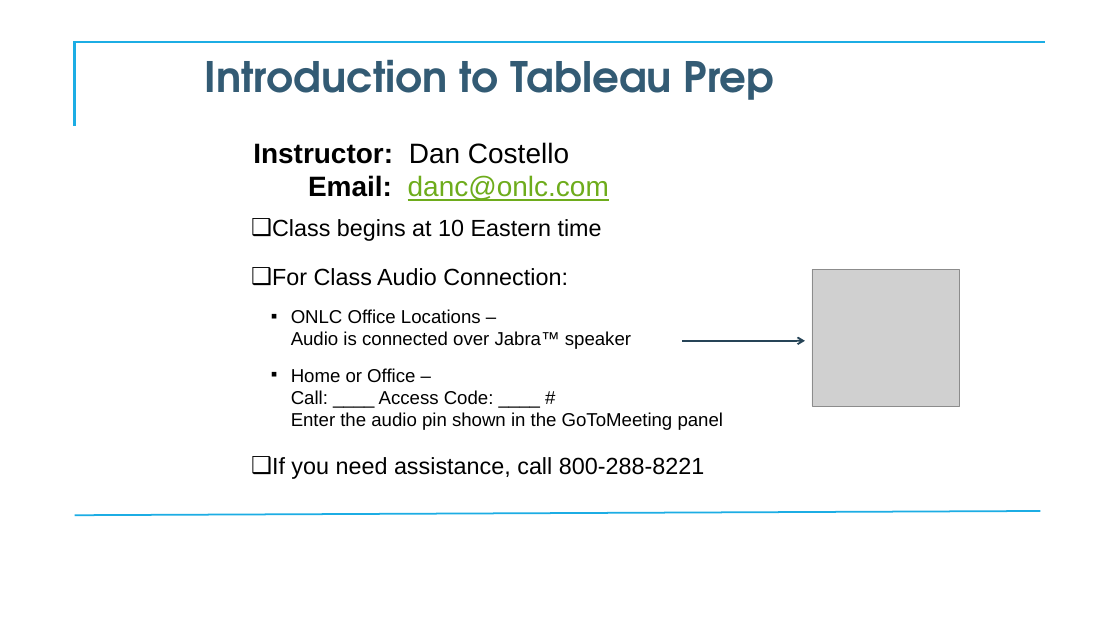
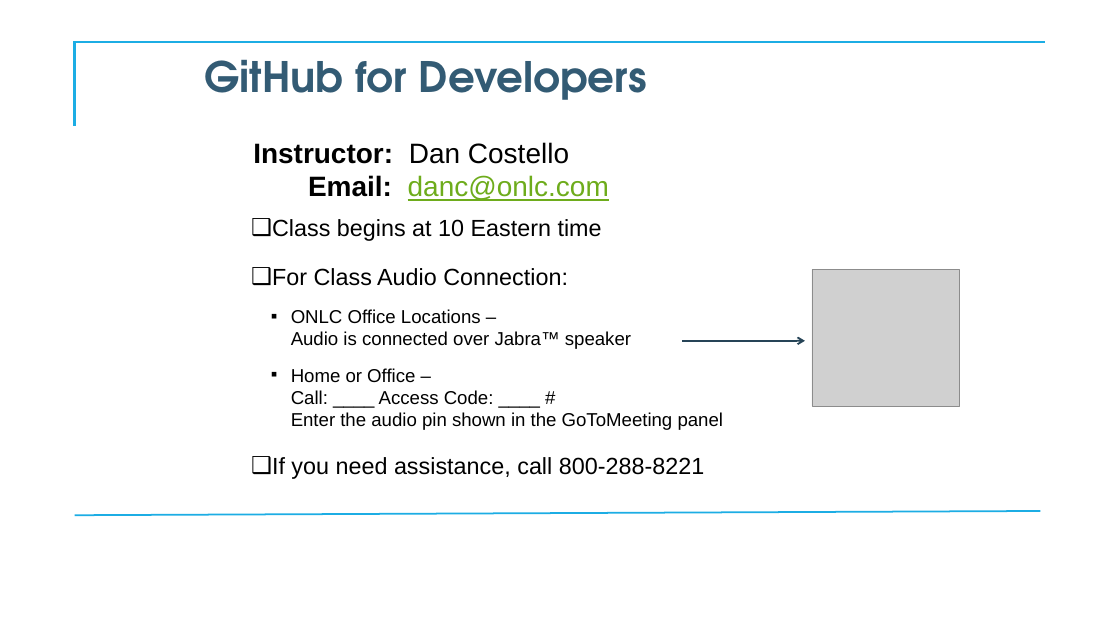
Before and after one commit to CostelloTechnicalConsulting/XGHDEV, a slide deck: slide 1 of ppt/XGHDEV.pptx. Drawn at 1120x630 pixels with LibreOffice and Linux fonts; fonts in the diff are those of the drawing; grey boxes stand for pictures; background and template pictures are left out. Boxes give left, top, right and bottom in pixels: in the first picture for what was removed or moved away, otherwise in the second. Text is boxed around its words. In the diff, an @@ line names an element or a change of style, - is before the commit and + after.

```diff
--- a/ppt/XGHDEV.pptx
+++ b/ppt/XGHDEV.pptx
@@ title at box(204, 59, 647, 100): text changed @@
-Introduction to Tableau Prep
+GitHub for Developers
```
Also in this commit, not shown: 4 other slides changed, 86 slides added, 101 slides removed.
